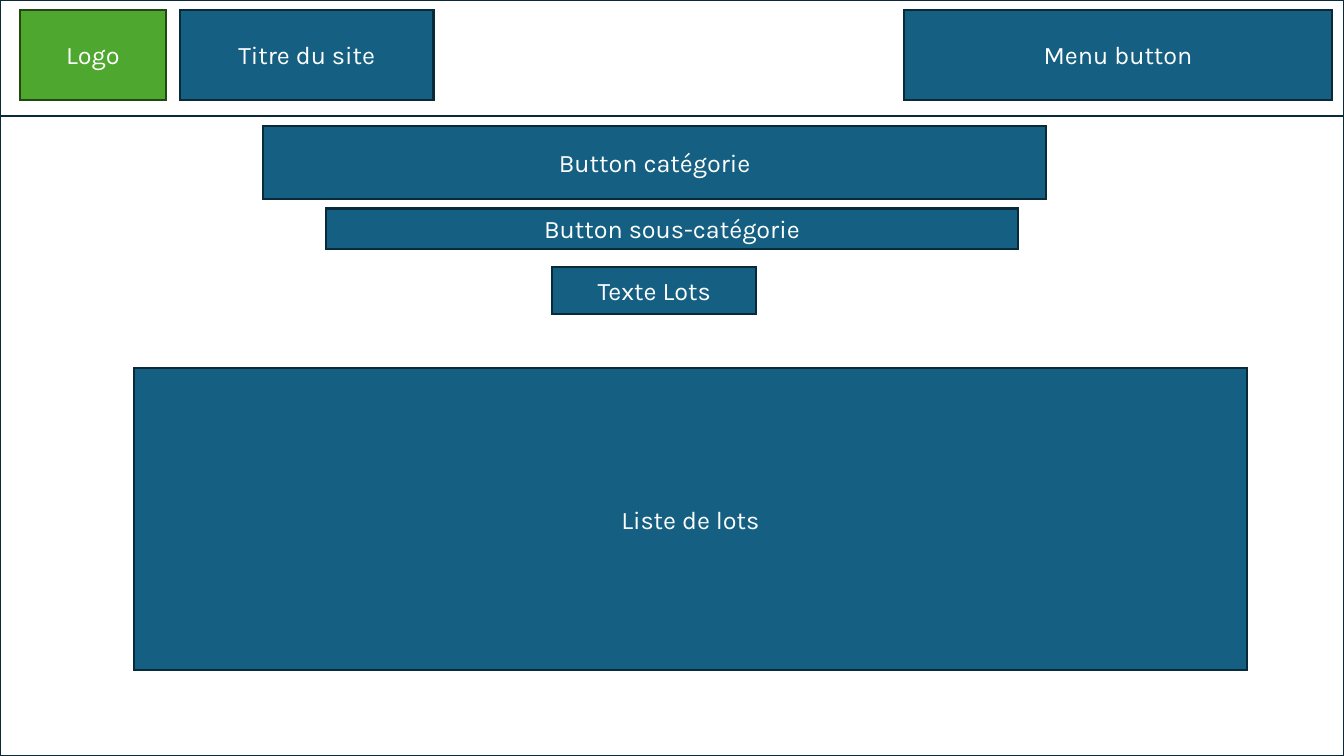
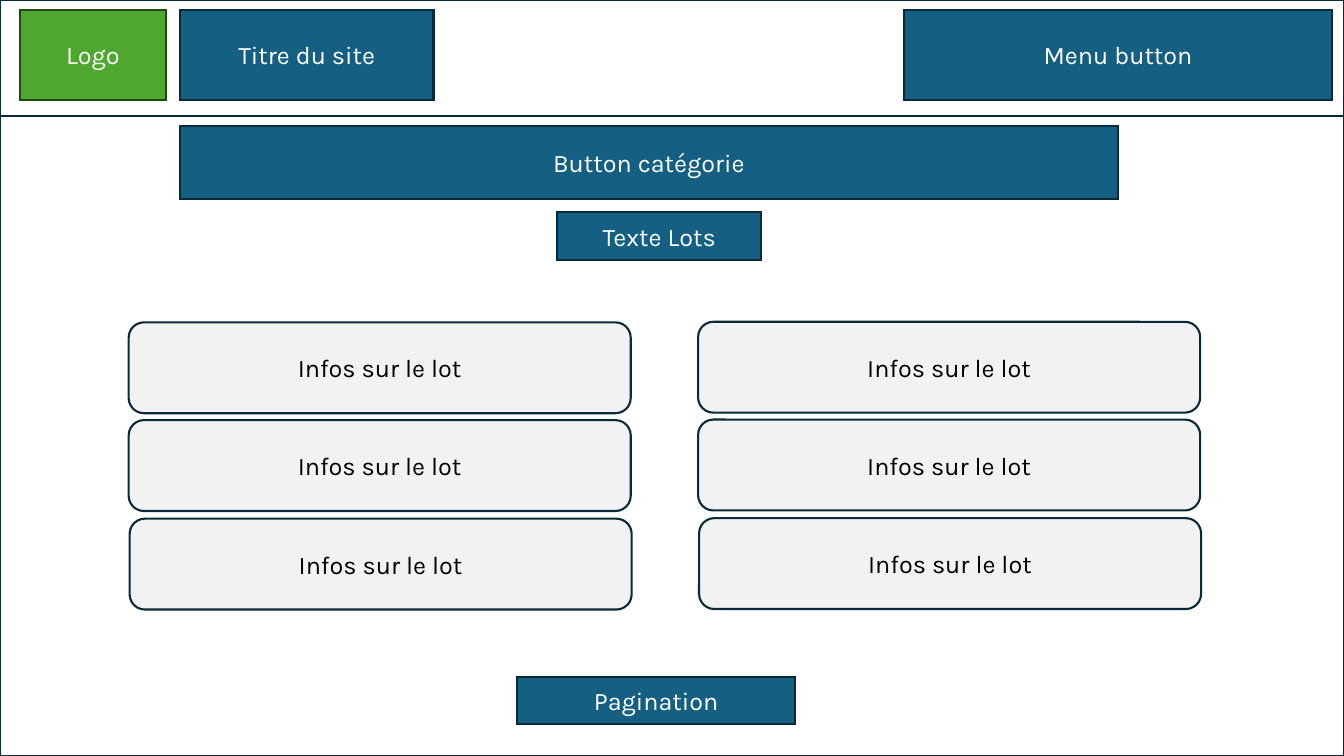
Before and after one commit to ETML-ES-PROJ-LABE-LAFE/LesMarteauxPatissiers-Frontend, a slide deck: slide 3 of Document/Mockup.pptx. Drawn at 1344x756 pixels with LibreOffice and Linux fonts; fonts in the diff are those of the drawing. Boxes give left, top, right and bottom in pixels: in the first picture for what was removed or moved away, otherwise in the second. Text is boxed around its words. In the diff, an @@ line names an element or a change of style, - is before the commit and + after.

```diff
--- a/Document/Mockup.pptx
+++ b/Document/Mockup.pptx
@@ rectangle "Button catégorie": place and size @@
-rectangle "Button catégorie" at [263,126,1047,199]
+rectangle "Button catégorie" at [180,126,1118,199]
@@ rectangle removed at [326,209,1018,249] @@
-Button sous-catégorie
@@ rectangle "Texte Lots": place and size @@
-rectangle "Texte Lots" at [553,267,757,315]
+rectangle "Texte Lots" at [558,213,762,260]
@@ rounded rectangle added at [129,323,631,413], fill #F2F2F2, outline #092A39 1.5 pt, 18 pt, text #000000 @@
+Infos sur le lot
@@ rounded rectangle added at [699,322,1201,412], fill #F2F2F2, outline #092A39 1.5 pt, 18 pt, text #000000 @@
+Infos sur le lot
@@ rectangle removed at [134,368,1247,670] @@
-Liste de lots
@@ rounded rectangle added at [699,419,1201,510], fill #F2F2F2, outline #092A39 1.5 pt, 18 pt, text #000000 @@
+Infos sur le lot
@@ rounded rectangle added at [129,420,631,511], fill #F2F2F2, outline #092A39 1.5 pt, 18 pt, text #000000 @@
+Infos sur le lot
@@ rounded rectangle added at [130,519,632,610], fill #F2F2F2, outline #092A39 1.5 pt, 18 pt, text #000000 @@
+Infos sur le lot
@@ rounded rectangle added at [700,518,1202,609], fill #F2F2F2, outline #092A39 1.5 pt, 18 pt, text #000000 @@
+Infos sur le lot
@@ rectangle added at [517,677,796,724], fill #156082, outline #092A39 1.5 pt, 18 pt, text #FFFFFF @@
+Pagination
```
Also in this commit, not shown: 4 other slides changed, 2 slides added, 1 other file.
